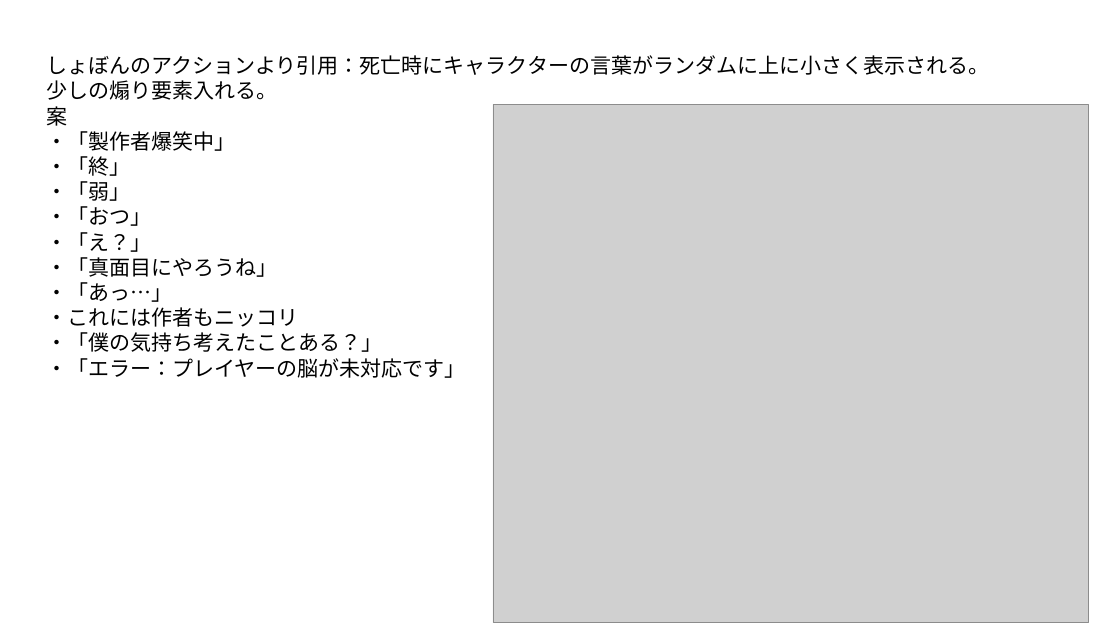
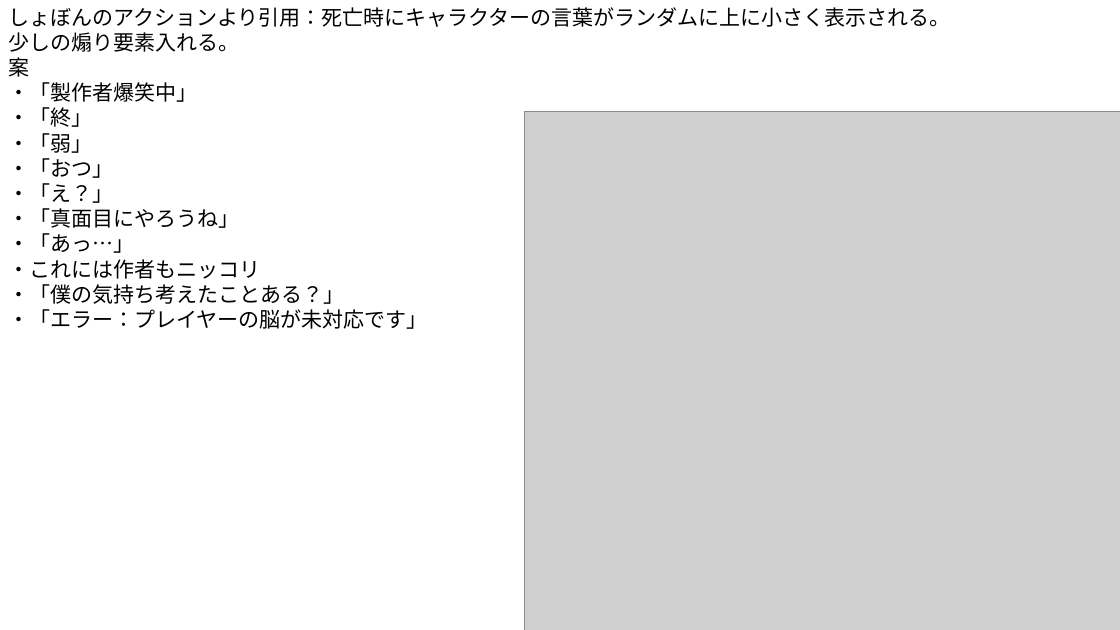
Before and after one commit to Cucumberrole/OmaenihaMuri_C2, a slide deck: slide 3 of Document/新規トラップ案 1.pptx. Drawn at 1120x630 pixels with LibreOffice and Linux fonts; fonts in the diff are those of the drawing; grey boxes stand for pictures. Boxes give left, top, right and bottom in pixels: in the first picture for what was removed or moved away, otherwise in the second. Text is boxed around its words. In the diff, an @@ line names an element or a change of style, - is before the commit and + after.

```diff
--- a/Document/新規トラップ案 1.pptx
+++ b/Document/新規トラップ案 1.pptx
@@ text "しょぼんのアクションより引用：死亡時にキャラクターの言葉がランダムに上に小さく表示される。": place and size @@
-text "しょぼんのアクションより引用：死亡時にキャラクターの言葉がランダムに上に小さく表示される。" at box(46, 55, 989, 378)
+text "しょぼんのアクションより引用：死亡時にキャラクターの言葉がランダムに上に小さく表示される。" at box(8, 7, 951, 329)
@@ picture: place and size @@
-picture at box(493, 104, 1089, 623)
+picture at box(525, 112, 1120, 630)
```
Also in this commit, not shown: 5 other slides changed, 8 other files.
